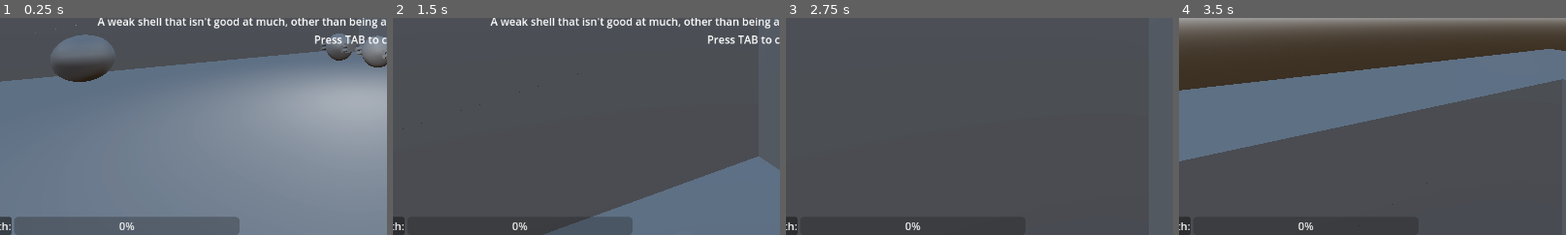
Above: before the commit, frames 1-4 (left to right).
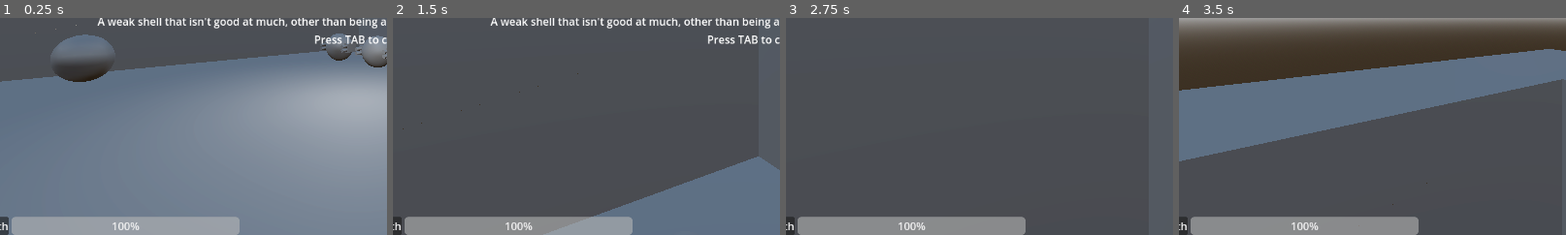
Above: after the commit, the same moments.

Repository: city-high-rider/soulswap
Game: Godot game, scene res://test_level.tscn
Same seed, same stepped clock (60 frames per second), same inputs: the game is played once before the commit and once after it.
Inputs (mouse positions are % of the whole screen's width and height, from its top left):
- Up to frame 1 (0.25 s): no input
- Up to frame 2 (1.5 s): move the mouse to (55, 50) at 0.52 s; hold W (forward) from 0.53 s (still down); tap F (possess) at 0.6 s; tap Space (jump) at 0.77 s; move the mouse to (45, 50) at 1.27 s; click (45, 50) at 1.35 s
- Up to frame 3 (2.75 s): keep holding W (forward); tap Space (jump) at 1.52 s; move the mouse to (52, 48) at 2.02 s; tap Tab (toggle_info) at 2.1 s
- Up to frame 4 (3.5 s): keep holding W (forward); tap Enter at 2.75 s; move the mouse to (49, 52) at 2.77 s; tap F (possess) at 2.85 s; tap Space (jump) at 3.02 s
The pictures show only the part of the screen within x 3-53%, y 50-100%; the shares and areas given below are measured in that part.

The runs differ from the first frame. In frame 1, 5.0% of the frame differs, in the area x 2-62%, y 91-100%; in frame 2, 5.0%; in frame 3, 5.0%; in frame 4, 5.0%.
Error before the commit: Invalid access to property or key 'max_health' on a base object of type 'Nil'. (res://components/UI/health_bar.gd:23)

Commit message:
open project in godot 4.1

Diff:
--- a/components/UI/player_ui.tscn
+++ b/components/UI/player_ui.tscn
@@ -3,7 +3,7 @@
 [ext_resource type="Script" path="res://components/UI/UI.gd" id="1_81p54"]
 [ext_resource type="PackedScene" uid="uid://xsrqypypmrdb" path="res://components/UI/text_box.tscn" id="2_3lk86"]
 
-[node name="PlayerUI" type="Control" node_paths=PackedStringArray("body_info")]
+[node name="PlayerUI" type="Control"]
 layout_mode = 3
 anchors_preset = 15
 anchor_right = 1.0
@@ -11,7 +11,6 @@
 grow_horizontal = 2
 grow_vertical = 2
 script = ExtResource("1_81p54")
-body_info = NodePath("")
 
 [node name="TextBox" parent="." instance=ExtResource("2_3lk86")]
 layout_mode = 1
--- a/project.godot
+++ b/project.godot
@@ -12,7 +12,7 @@
 
 config/name="soulswap"
 run/main_scene="res://test_level.tscn"
-config/features=PackedStringArray("4.0", "Forward Plus")
+config/features=PackedStringArray("4.1", "Forward Plus")
 config/icon="res://icon.svg"
 
 [autoload]
@@ -58,7 +58,7 @@
 }
 primary_action={
 "deadzone": 0.5,
-"events": [Object(InputEventMouseButton,"resource_local_to_s …(211 unchanged characters)… 115, 62),"factor":1.0,"button_index":1,"pressed":true,"double_click":false,"script":null)
+"events": [Object(InputEventMouseButton,"resource_local_to_s …(211 unchanged characters)… 115, 62),"factor":1.0,"button_index":1,"canceled":false,"pressed":true,"double_click":false,"script":null)
 ]
 }
 
--- a/shells/player_body.tscn
+++ b/shells/player_body.tscn
@@ -20,13 +20,12 @@
 
 [sub_resource type="CapsuleMesh" id="CapsuleMesh_oresp"]
 
-[node name="PossessableBody" type="CharacterBody3D" node_paths=PackedStringArray("health", "head", "ghost", "state_machine")]
+[node name="PossessableBody" type="CharacterBody3D" node_paths=PackedStringArray("health", "head", "state_machine")]
 collision_layer = 4
 collision_mask = 5
 script = ExtResource("1_i6q6v")
 health = NodePath("HealthComponent")
 head = NodePath("head")
-ghost = NodePath("")
 state_machine = NodePath("StateMachine")
 
 [node name="CollisionShape3D" type="CollisionShape3D" parent="."]
@@ -65,7 +64,7 @@
 body_info = NodePath("BodyInformation")
 parent_shell = NodePath("..")
 
-[node name="HealthBar" parent="PlayerUI" instance=ExtResource("8_b0uty")]
+[node name="HealthBar" parent="PlayerUI" node_paths=PackedStringArray("health") instance=ExtResource("8_b0uty")]
 layout_mode = 1
 anchors_preset = 2
 anchor_top = 1.0
@@ -74,6 +73,7 @@
 offset_right = 395.0
 offset_bottom = 0.0
 grow_vertical = 0
+health = NodePath("../../HealthComponent")
 
 [node name="Label" type="Label" parent="PlayerUI"]
 layout_mode = 0
--- a/shells/roller_body.tscn
+++ b/shells/roller_body.tscn
@@ -76,7 +76,6 @@
 anchors_preset = 2
 anchor_top = 1.0
 anchor_bottom = 1.0
-offset_left = 0.0
 offset_top = -40.0
 offset_right = 456.0
 offset_bottom = 0.0
